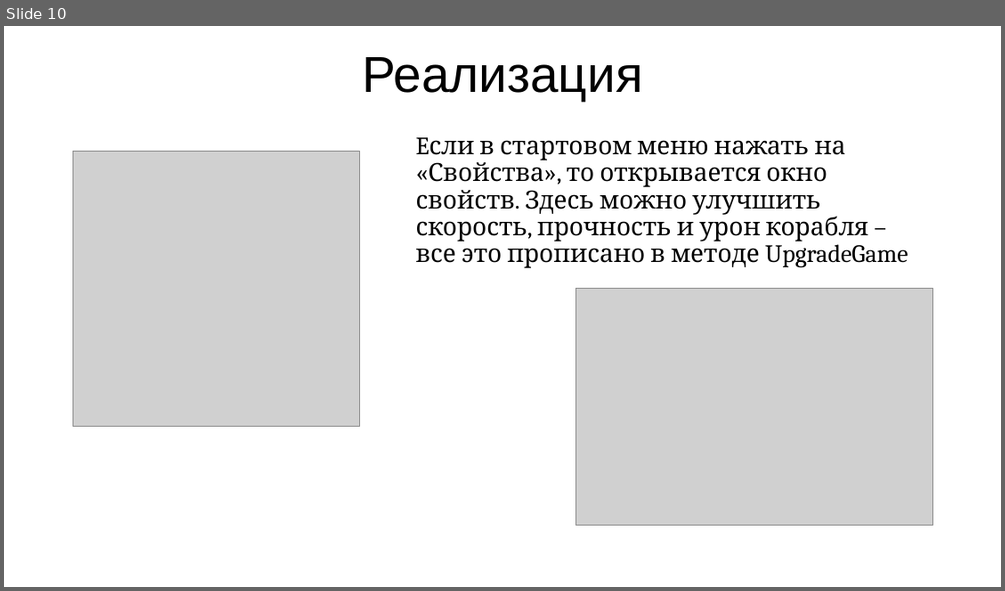
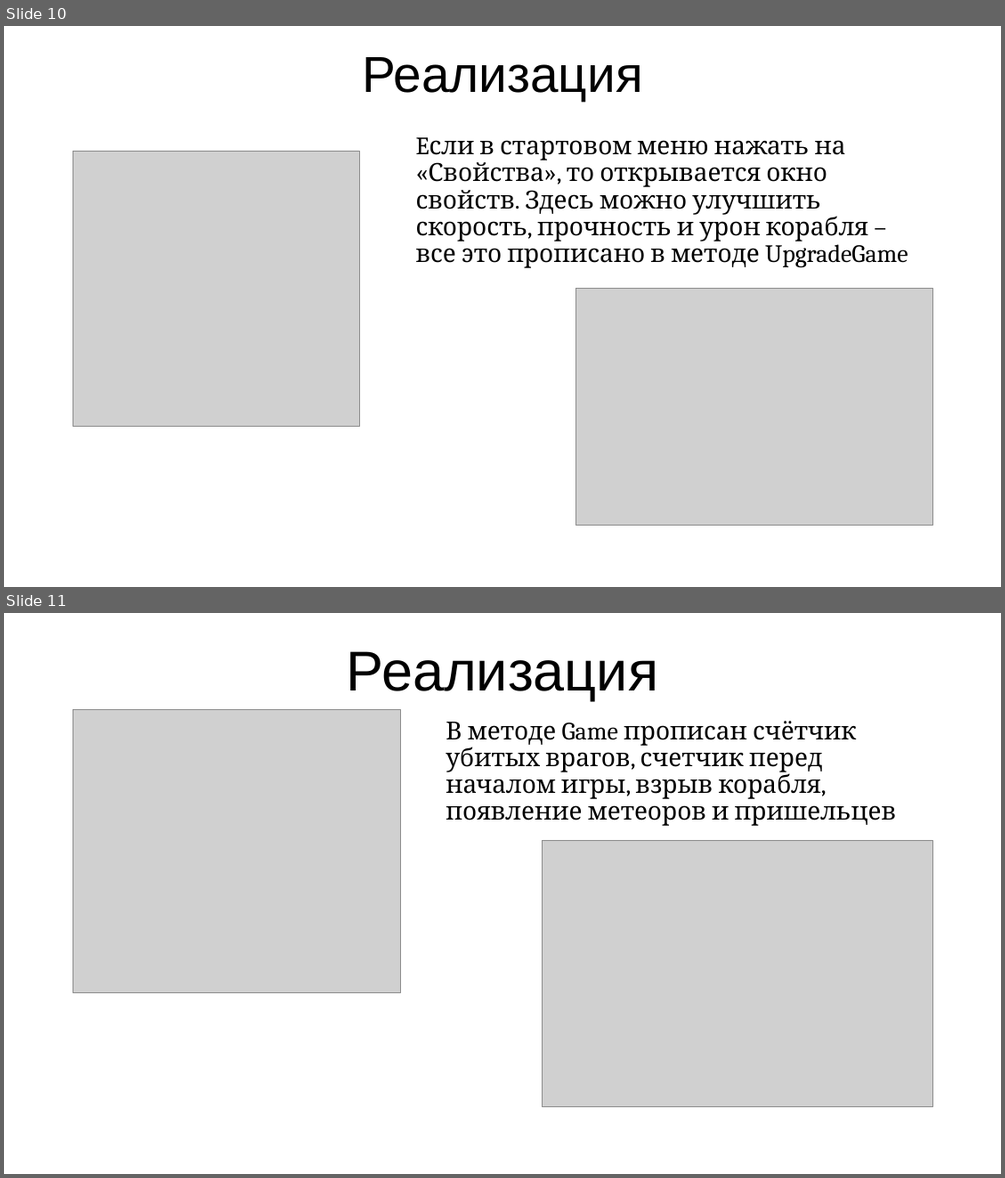
Before and after one commit to PismerovKir/YandexPygameProject, a slide deck: Проект Финал/Космострелялка.pptx. Shown one above the other, each under a label of ours: slide 10 before the commit, slides 10 and 11 after it. The pictures are 1005x591 and 1005x1178 pixels, drawn with LibreOffice and Linux fonts; fonts in the diff are those of the drawing; grey boxes stand for pictures. Boxes give left, top, right and bottom in pixels: in the first picture for what was removed or moved away, otherwise in the second. Text is boxed around its words. In the diff, an @@ line names an element or a change of style, - is before the commit and + after.

```diff
--- a/Проект Финал/Космострелялка.pptx
+++ b/Проект Финал/Космострелялка.pptx
@@ slide 11 added at (4,613,1001,1174), background #FFFFFF @@
@@ title added at (347,651,658,701), 54 pt, text #000000 @@
+Реализация
@@ picture added at (73,709,400,992) @@
@@ text added at (445,721,897,826), 24 pt, text #000000 @@
+В методе Game прописан счётчик убитых врагов, счетчик перед началом игры, взрыв корабля, появление метеоров и пришельцев
@@ picture added at (542,840,933,1107) @@
```
Also in this commit, not shown: 4 other slides added, 5 slides removed, 3 other files.
